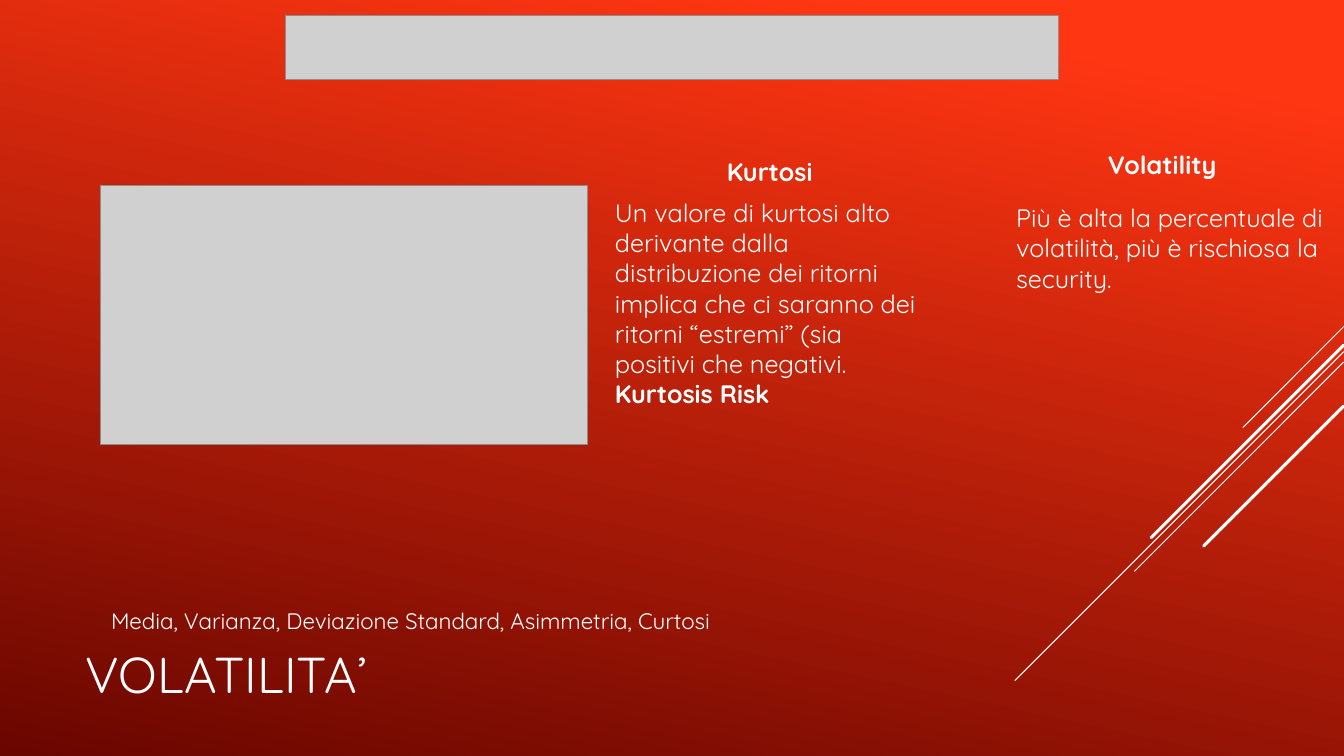
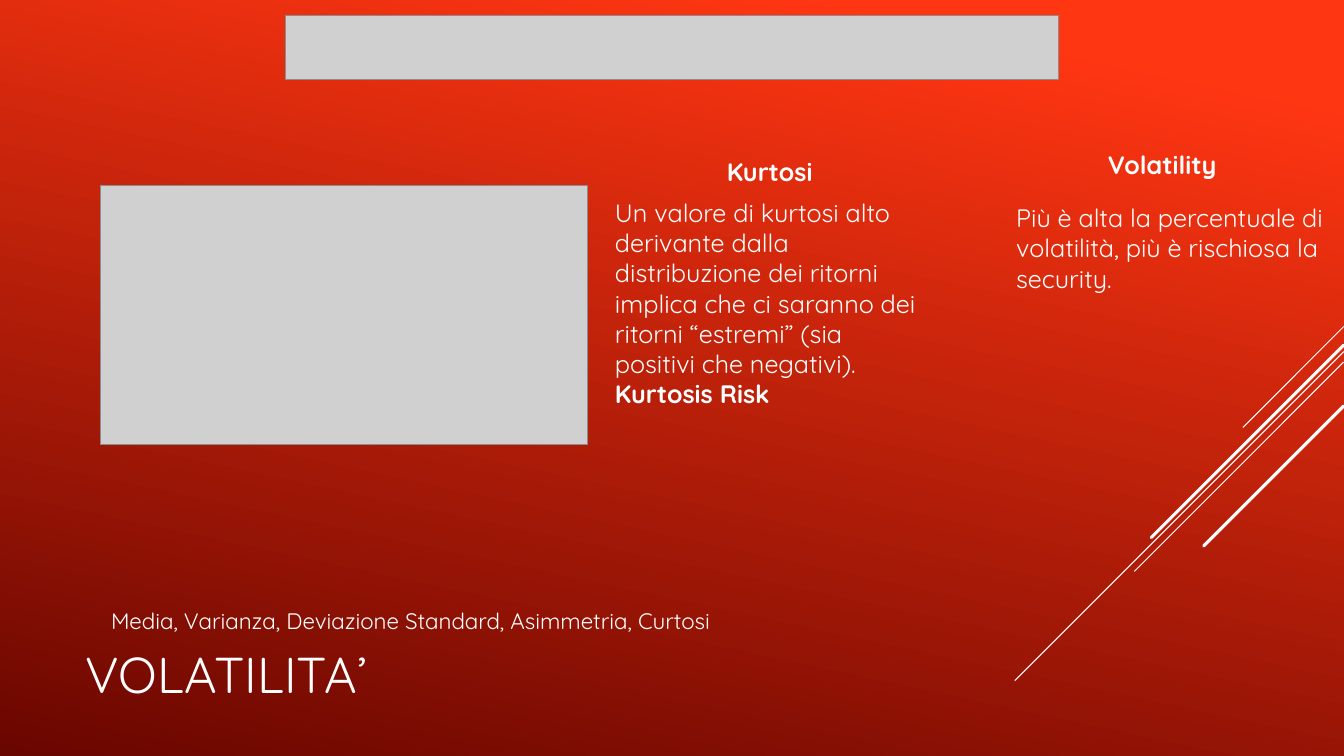
Before and after one commit to Simonotos/BusinessProject, a slide deck: slide 6 of PresentazioneProgettoBFS.pptx. Drawn at 1344x756 pixels with LibreOffice and Linux fonts; fonts in the diff are those of the drawing; grey boxes stand for pictures. Boxes give left, top, right and bottom in pixels: in the first picture for what was removed or moved away, otherwise in the second. Text is boxed around its words. In the diff, an @@ line names an element or a change of style, - is before the commit and + after.

```diff
--- a/PresentazioneProgettoBFS.pptx
+++ b/PresentazioneProgettoBFS.pptx
@@ text at (x1=615, y1=203, x2=916, y2=404): text changed @@
-Un valore di kurtosi alto derivante dalla distribuzione dei ritorni implica che ci saranno dei ritorni “estremi” (sia positivi che negativi. Kurtosis Risk
+Un valore di kurtosi alto derivante dalla distribuzione dei ritorni implica che ci saranno dei ritorni “estremi” (sia positivi che negativi). Kurtosis Risk
```
Also in this commit, not shown: 7 other slides changed, 1 slide added.
